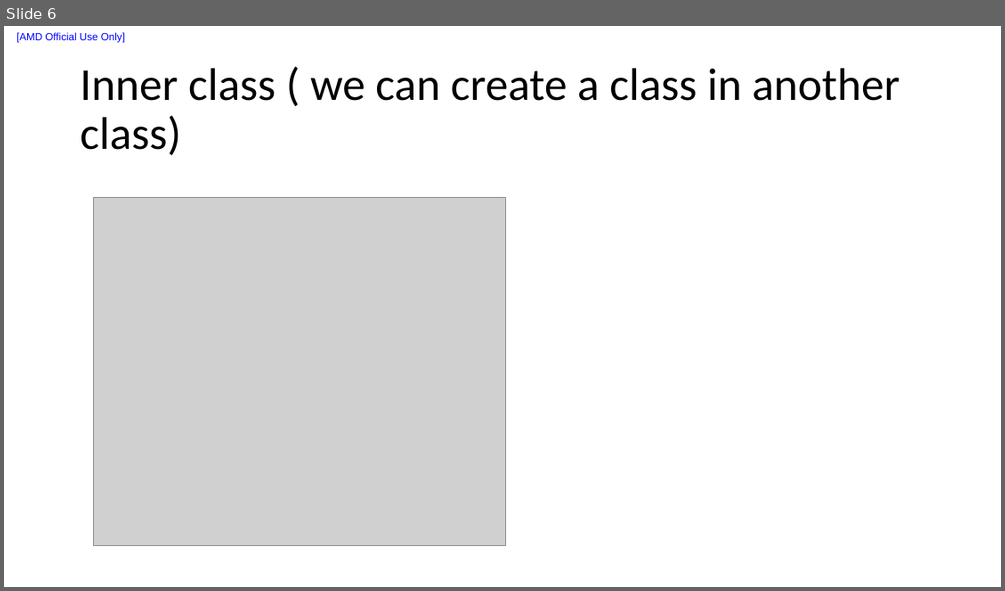
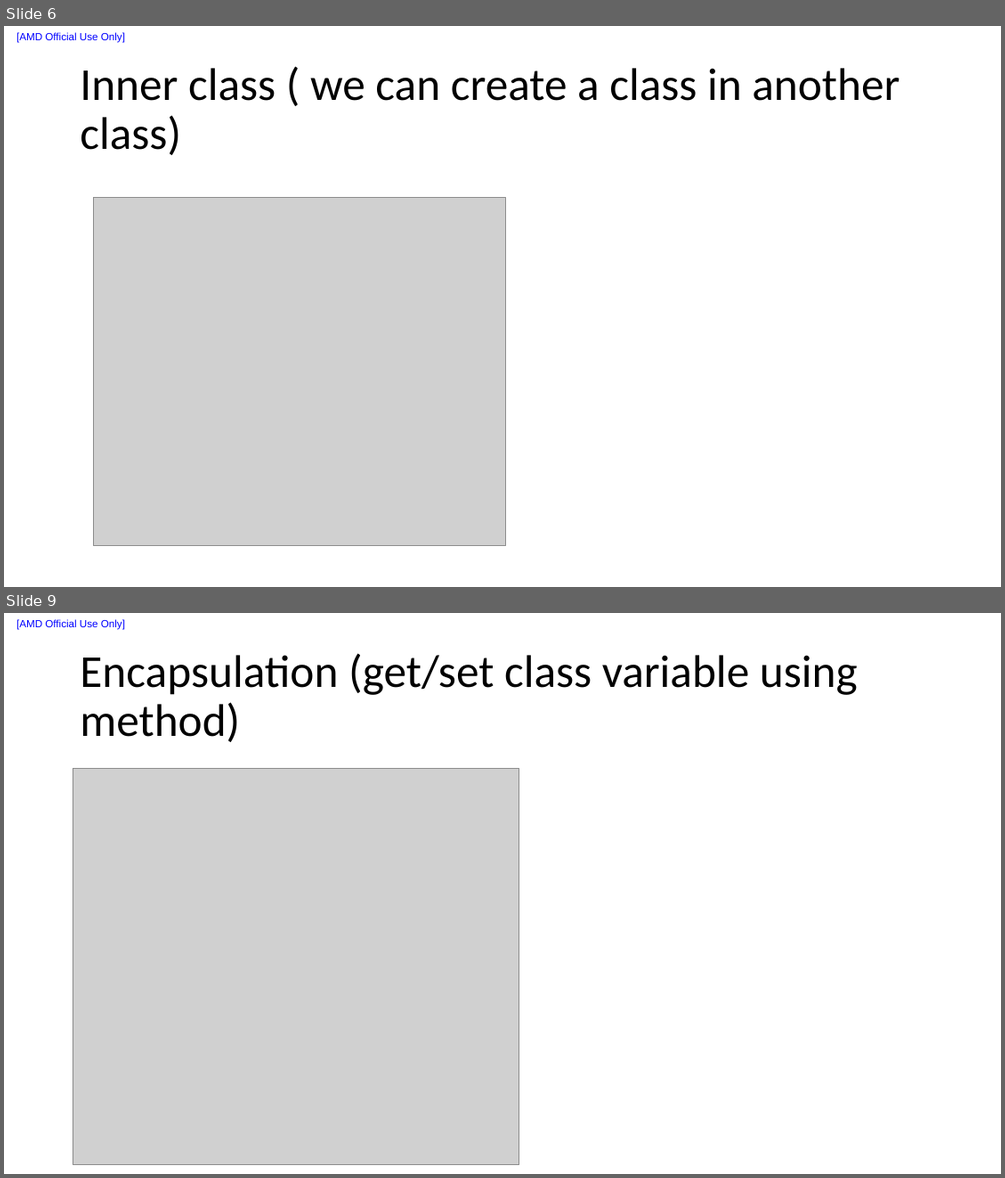
Before and after one commit to liuxu-github-ui/Java, a slide deck: Java_notes.pptx. Shown one above the other, each under a label of ours: slide 6 before the commit, slides 6 and 9 after it; the slides between them are not shown. The pictures are 1005x591 and 1005x1178 pixels, drawn with LibreOffice and Linux fonts; fonts in the diff are those of the drawing; grey boxes stand for pictures. Boxes give left, top, right and bottom in pixels: in the first picture for what was removed or moved away, otherwise in the second. Text is boxed around its words. In the diff, an @@ line names an element or a change of style, - is before the commit and + after.

```diff
--- a/Java_notes.pptx
+++ b/Java_notes.pptx
@@ slide 9 added at (x1=4, y1=613, x2=1001, y2=1174), background #FFFFFF; not listed: 1 template element that a slide beside it also shows @@
@@ title added at (x1=80, y1=653, x2=858, y2=742), 44 pt, text #000000 @@
+Encapsulation (get/set class variable using method)
@@ picture added at (x1=73, y1=769, x2=519, y2=1164) @@
```
Also in this commit, not shown: 4 other slides added.
